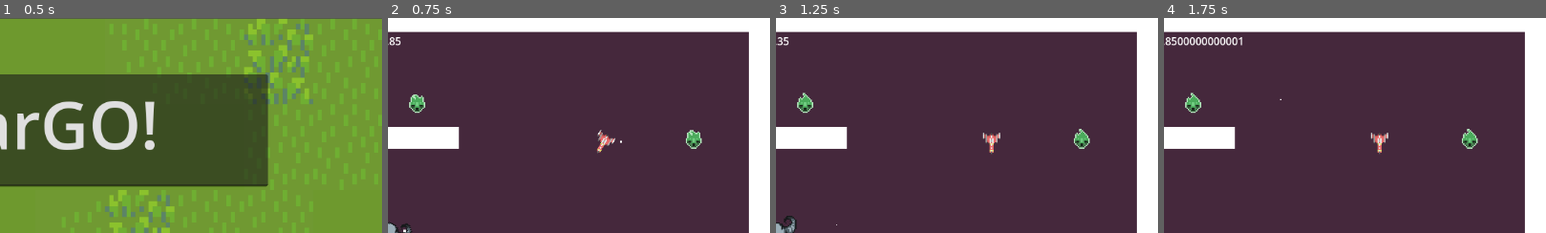
Above: before the commit, frames 1-4 (left to right).
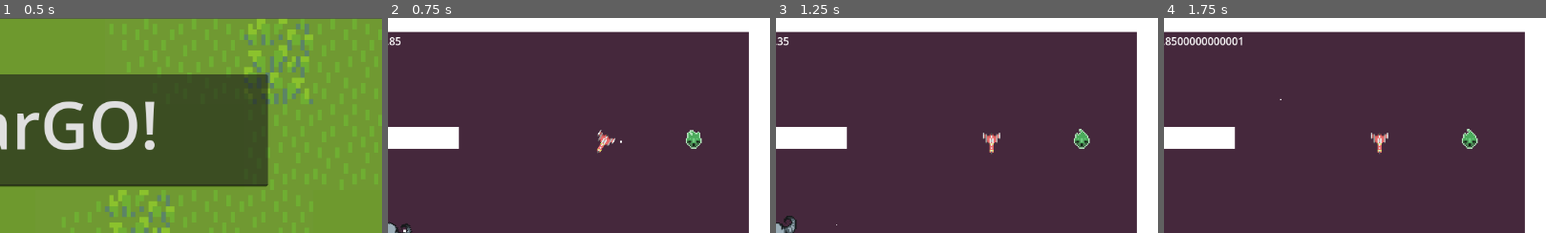
Above: after the commit, the same moments.

Repository: reniby/catfight
Game: Godot game, scene res://scenes/menu.tscn
Two runs of this game, one before a commit and one after it. Both use one fixed random seed, a clock stepped at 60 frames per second and the inputs below.
Inputs:
- Up to frame 1 (0.5 s): no input
- Up to frame 2 (0.75 s): click "Timed" at 0.5 s
- Up to frame 3 (1.25 s): no input
- Up to frame 4 (1.75 s): tap Enter (dash_p1) at 1.25, 1.35 s; hold Right (right_p1) from 1.28 s (still down)
The pictures show only the part of the screen within x 50-100%, y 0-50%; the shares and areas given below are measured in that part.

Frame 1 is identical in both runs. In frame 2, 0.3% of the frame differs, in the area x 5-10%, y 35-45%; in frame 3, 0.3%; in frame 4, 0.3%.

Commit message:
variable coin #

Diff:
--- a/scenes/catfight.tscn
+++ b/scenes/catfight.tscn
@@ -1,11 +1,10 @@
-[gd_scene load_steps=7 format=3 uid="uid://bnycs8o7hatbv"]
+[gd_scene load_steps=6 format=3 uid="uid://bnycs8o7hatbv"]
 
 [ext_resource type="PackedScene" uid="uid://dicljeul2qf12" path="res://scenes/platform.tscn" id="1_ffnek"]
-[ext_resource type="Script" path="res://scripts/catfight.gd" id="1_rkgal"]
+[ext_resource type="Script" uid="uid://dpahu8oa4ca0d" path="res://scripts/catfight.gd" id="1_rkgal"]
 [ext_resource type="PackedScene" uid="uid://dsxn5ou3e4h0t" path="res://scenes/player.tscn" id="1_whaxt"]
-[ext_resource type="Script" path="res://scripts/score.gd" id="4_tttqi"]
-[ext_resource type="PackedScene" uid="uid://cowem0i0pp2jf" path="res://scenes/coin.tscn" id="5_onvbn"]
-[ext_resource type="Script" path="res://scripts/timer.gd" id="7_o0l6i"]
+[ext_resource type="Script" uid="uid://ygxrogcgpl8c" path="res://scripts/score.gd" id="4_tttqi"]
+[ext_resource type="Script" uid="uid://bxmk0hcf2ra47" path="res://scripts/timer.gd" id="7_o0l6i"]
 
 [node name="Catfight" type="Node2D"]
 script = ExtResource("1_rkgal")
@@ -65,14 +64,6 @@
 
 [node name="Camera2D" type="Camera2D" parent="."]
 
-[node name="Coins" type="Node" parent="."]
-
-[node name="Coin" parent="Coins" instance=ExtResource("5_onvbn")]
-
-[node name="Coin2" parent="Coins" instance=ExtResource("5_onvbn")]
-
-[node name="Coin3" parent="Coins" instance=ExtResource("5_onvbn")]
-
 [node name="Labels" type="Node" parent="."]
 
 [node name="Score" type="Label" parent="Labels"]
--- a/scripts/catfight.gd
+++ b/scripts/catfight.gd
@@ -1,7 +1,13 @@
 extends Node2D
 @onready var player_1: CharacterBody2D = $Player
 @onready var player_2: CharacterBody2D = $Player2
+@export var coin_scene: PackedScene = preload("res://scenes/coin.tscn")
 var title = "Reaper Madness :D"
+
+func _ready():
+	var numCoins = Globals.numPlayers
+	for i in range(numCoins-1):
+		add_child(coin_scene.instantiate())
 
 func _process(delta):
 	DisplayServer.window_set_title(title + " | fps: " + str(Engine.get_frames_per_second()))
--- a/scripts/globals.gd
+++ b/scripts/globals.gd
@@ -1,5 +1,6 @@
 extends Node
 
+var numPlayers = 3
 var mode = 0
 var winner = 1
 var scores = [null, null, null, null]
Not shown, changed: brackeys_platformer_assets 2/fonts/PixelOperator8-Bold.ttf.import
Not shown, changed: brackeys_platformer_assets 2/fonts/PixelOperator8.ttf.import
